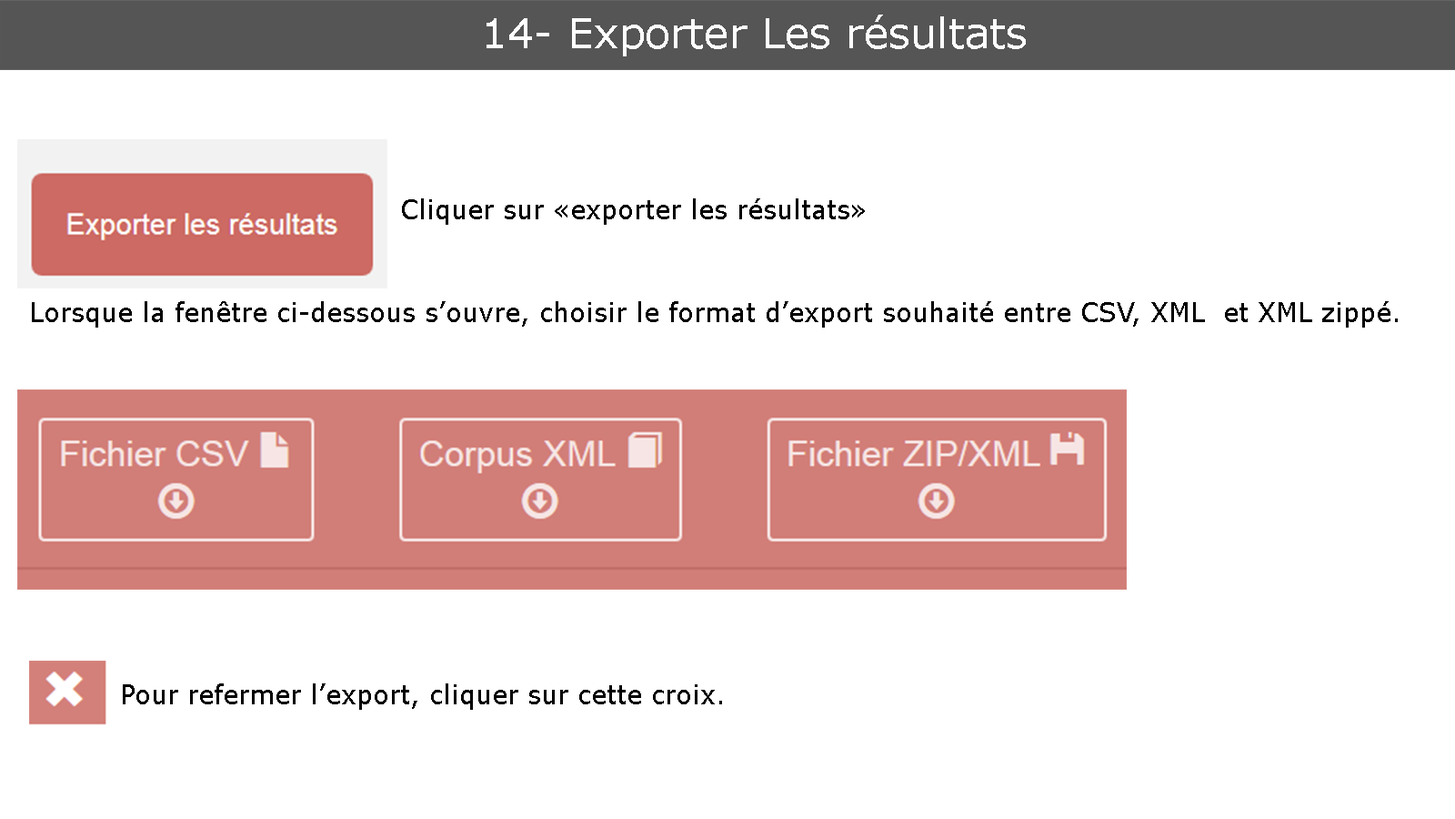
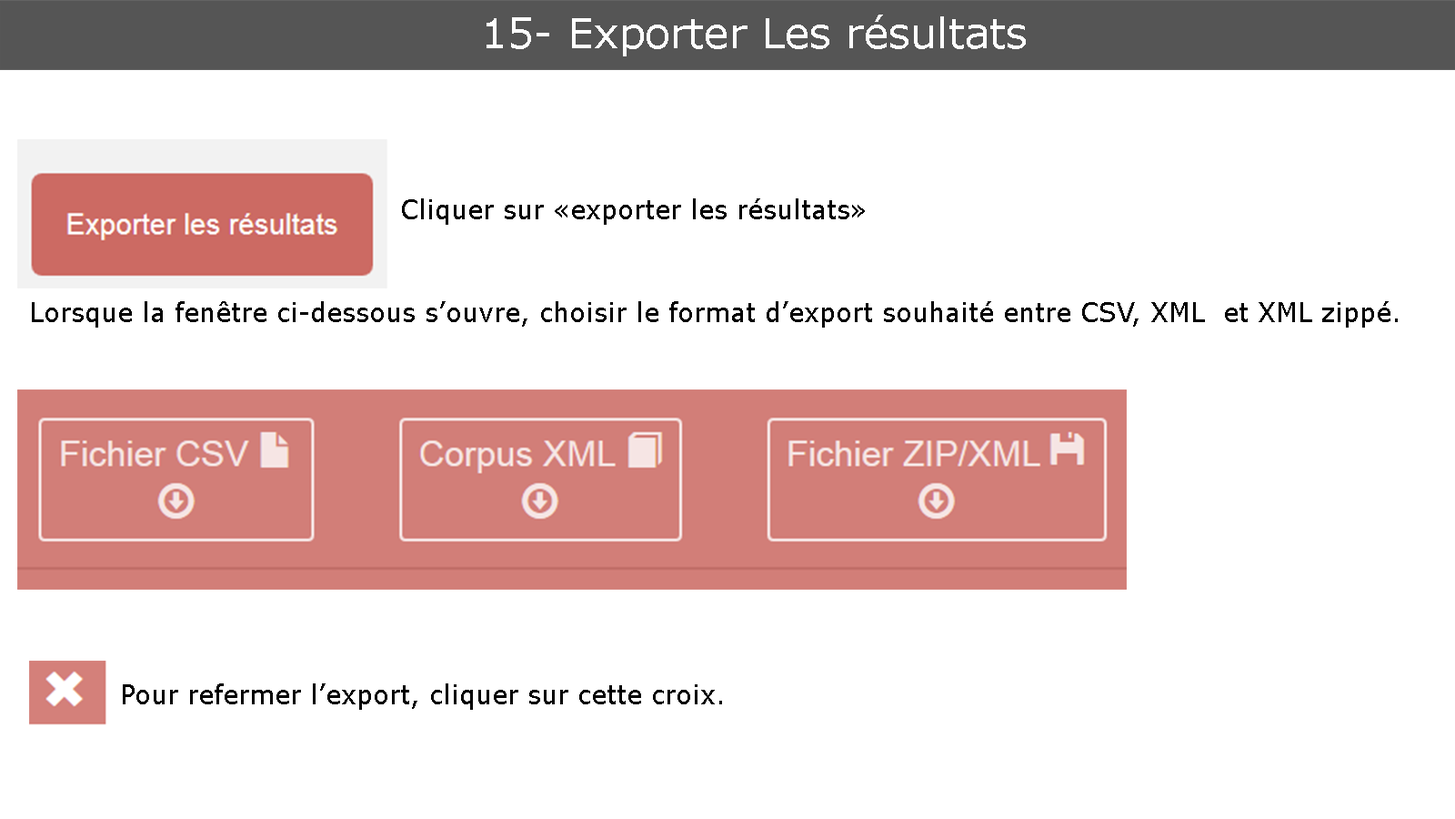
Revision of a layered 1455 x 819 image; what changed, layer by layer:
renamed "14- Exporter Les résultats" to "15- Exporter Les résultats", painted on it over [509, 17, 533, 50]
